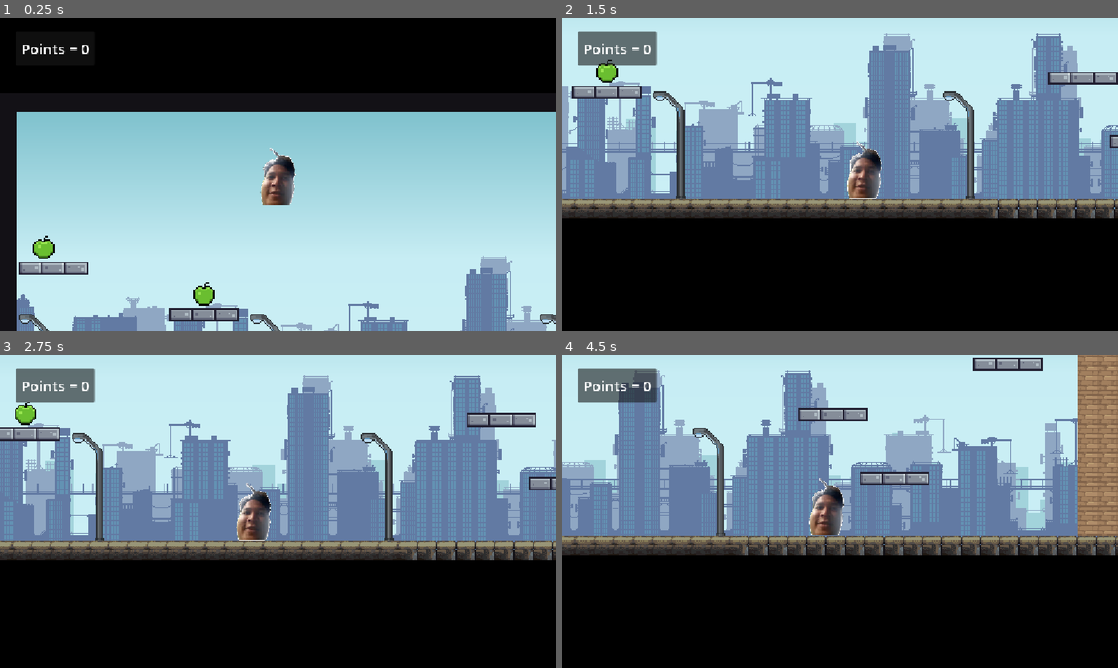
Above: before the commit, frames 1-4 (two rows, left to right).
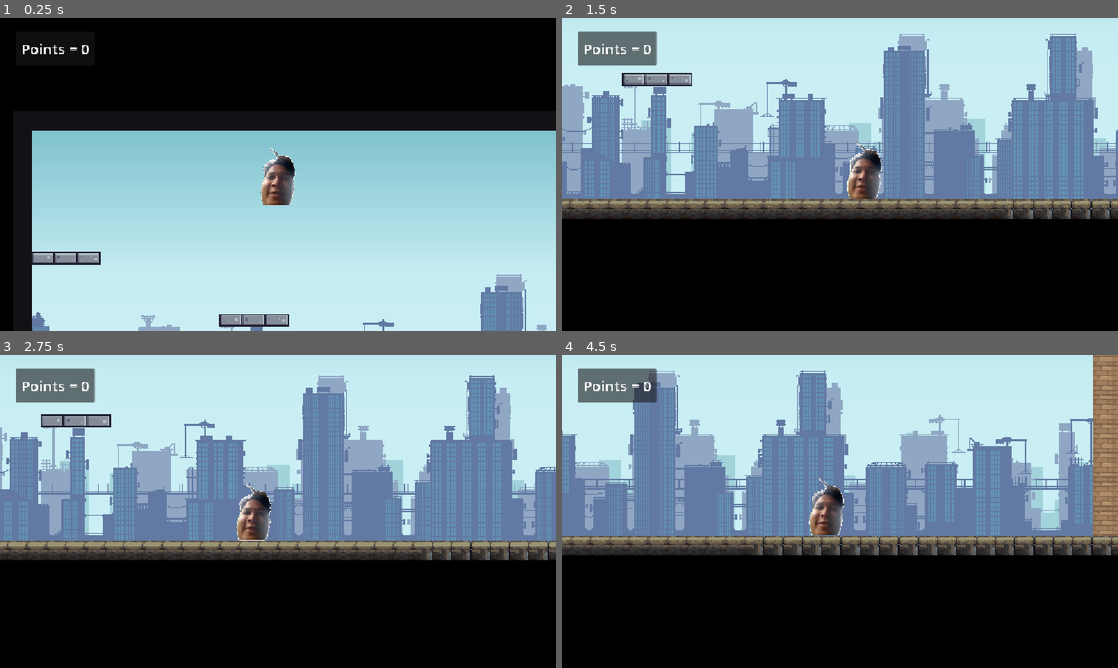
Above: after the commit, the same moments.

Repository: WanaRB/code-adventure
Game: Godot game, scene res://world.tscn
The game is run twice, just before and just after one commit, with the same random seed, the same clock (stepped at 60 frames per second) and the same inputs. Sound files missing from this copy of the repository are replaced by a short silence.
Inputs:
- Up to frame 1 (0.25 s): no input
- Up to frame 2 (1.5 s): tap Enter (ui_accept) at 0.5, 0.77 s; hold E (interaksi) 0.53-1.28 s; hold Right (ui_right) from 0.53 s (still down); tap E (interaksi) at 1.35 s
- Up to frame 3 (2.75 s): tap Enter (ui_accept) at 1.52 s; release Right (ui_right) at 2.03 s; hold Left (ui_left) from 2.03 s (still down); hold E (interaksi) from 2.03 s (still down)
- Up to frame 4 (4.5 s): release Left (ui_left) at 2.78 s; release E (interaksi) at 2.78 s; hold Right (ui_right) 2.78-4.28 s; tap E (interaksi) at 2.85, 4.35 s; tap Enter (ui_accept) at 3.02, 3.77 s; hold E (interaksi) 3.53-4.28 s; hold Left (ui_left) from 4.28 s (still down)

The runs differ from the first frame. In frame 1, 13% of the frame differs, in the area x 3-100%, y 30-100%; in frame 2, 19%, in the area x 0-100%, y 4-65%; in frame 3, 18%; in frame 4, 19%.

Commit message:
membuat platform di world lvl 1

Diff:
--- a/scenes/Map/platform_1_png.tscn
+++ b/scenes/Map/platform_1_png.tscn
@@ -14,3 +14,4 @@
 
 [node name="CollisionShape2D" type="CollisionShape2D" parent="StaticBody2D" unique_id=1484914748]
 shape = SubResource("RectangleShape2D_liypo")
+one_way_collision = true
--- a/world.tscn
+++ b/world.tscn
@@ -5,9 +5,8 @@
 [ext_resource type="Texture2D" uid="uid://cpwj4apon4fl" path="res://assets/image/map/Building Tiles 32x32.png" id="3_dwbse"]
 [ext_resource type="Texture2D" uid="uid://dugb26t4mw5v" path="res://assets/image/map/Decoration 32x32.png" id="4_pkg7o"]
 [ext_resource type="PackedScene" uid="uid://c8cp71tu2bx71" path="res://scenes/Character/jikri.tscn" id="5_036b0"]
+[ext_resource type="PackedScene" uid="uid://bdkcukgpsal8s" path="res://scenes/Map/platform_1_png.tscn" id="5_gbfbk"]
 [ext_resource type="Script" uid="uid://c4joa3dm0u6pv" path="res://scenes/Character/jikri.gd" id="6_dwbse"]
-[ext_resource type="Texture2D" uid="uid://dlgxw2r1iueiv" path="res://assets/image/map/platform-1.png.png" id="7_pkg7o"]
-[ext_resource type="PackedScene" uid="uid://bvntwt7umpnyy" path="res://scenes/Item/apple.tscn" id="8_gbfbk"]
 [ext_resource type="Script" uid="uid://danlly5pyw5ex" path="res://game_manager.gd" id="9_ioo17"]
 
 [sub_resource type="TileSetAtlasSource" id="TileSetAtlasSource_gbfbk"]
@@ -468,7 +467,9 @@
 32:2/0 = 0
 33:2/0 = 0
 34:2/0 = 0
+34:2/0/physics_layer_0/polygon_0/points = PackedVector2Array(-8, -8, 8, -8, 8, 8, -8, 8)
 35:2/0 = 0
+35:2/0/physics_layer_0/polygon_0/points = PackedVector2Array(-8, -8, 8, -8, 8, 8, -8, 8)
 36:2/0 = 0
 37:2/0 = 0
 38:2/0 = 0
@@ -512,7 +513,9 @@
 32:3/0 = 0
 33:3/0 = 0
 34:3/0 = 0
+34:3/0/physics_layer_0/polygon_0/points = PackedVector2Array(-8, -8, 8, -8, 8, 8, -8, 8)
 35:3/0 = 0
+35:3/0/physics_layer_0/polygon_0/points = PackedVector2Array(-8, -8, 8, -8, 8, 8, -8, 8)
 36:3/0 = 0
 37:3/0 = 0
 38:3/0 = 0
@@ -1045,9 +1048,6 @@
 [sub_resource type="TileSet" id="TileSet_2o6r5"]
 sources/0 = SubResource("TileSetAtlasSource_k3n1d")
 
-[sub_resource type="RectangleShape2D" id="RectangleShape2D_liypo"]
-size = Vector2(48, 9)
-
 [node name="Node" type="Node" unique_id=771745439]
 
 [node name="Map" type="Node" parent="." unique_id=1398429459]
@@ -1082,92 +1082,25 @@
 scale = Vector2(2.5, 2.5)
 tile_set = SubResource("TileSet_2o6r5")
 format = 2
-layer_0/tile_data = PackedInt32Array(655387, 786432, 2, 720923, 786432, 3, 655388, 851968, 2, 720924, 851968, 3, 786460, 851968, 4, 851996, 851968, 5, 917532, 851968, 6, 983068, 851968, 7, 655360, 786432, 2, 720896, 786432, 3, 655361, 851968, 2, 720897, 851968, 3, 786433, 851968, 4, 851969, 851968, 5, 917505, 851968, 6, 983041, 851968, 7, 655372, 786432, 2, 720908, 786432, 3, 655373, 851968, 2, 720909, 851968, 3, 786445, 851968, 4, 851981, 851968, 5, 917517, 851968, 6, 983053, 851968, 7)
 
 [node name="Platform" type="Node" parent="Map" unique_id=1670196326]
 
-[node name="Platform1" type="Sprite2D" parent="Map/Platform" unique_id=817175857]
-texture_filter = 1
-position = Vector2(173, 527)
+[node name="Platform1_png" parent="Map" unique_id=416016548 instance=ExtResource("5_gbfbk")]
+position = Vector2(138, 521)
 scale = Vector2(3, 3)
-texture = ExtResource("7_pkg7o")
-metadata/_edit_group_ = true
-
-[node name="StaticBody2D" type="StaticBody2D" parent="Map/Platform/Platform1" unique_id=311963915]
-
-[node name="CollisionShape2D" type="CollisionShape2D" parent="Map/Platform/Platform1/StaticBody2D" unique_id=1667894629]
-shape = SubResource("RectangleShape2D_liypo")
-one_way_collision = true
-
-[node name="Platform2" type="Sprite2D" parent="Map/Platform" unique_id=697051974]
-texture_filter = 1
-position = Vector2(387, 419)
+
+[node name="Platform1_png3" parent="Map" unique_id=2109669022 instance=ExtResource("5_gbfbk")]
+position = Vector2(70, 264)
 scale = Vector2(3, 3)
-texture = ExtResource("7_pkg7o")
-metadata/_edit_group_ = true
-
-[node name="StaticBody2D" type="StaticBody2D" parent="Map/Platform/Platform2" unique_id=1281879876]
-
-[node name="CollisionShape2D" type="CollisionShape2D" parent="Map/Platform/Platform2/StaticBody2D" unique_id=1840582119]
-shape = SubResource("RectangleShape2D_liypo")
-one_way_collision = true
-
-[node name="Platform4" type="Sprite2D" parent="Map/Platform" unique_id=1091374051]
-texture_filter = 1
-position = Vector2(1501, 522)
-scale = Vector2(3, 3)
-texture = ExtResource("7_pkg7o")
-metadata/_edit_group_ = true
-
-[node name="StaticBody2D" type="StaticBody2D" parent="Map/Platform/Platform4" unique_id=1595623394]
-
-[node name="CollisionShape2D" type="CollisionShape2D" parent="Map/Platform/Platform4/StaticBody2D" unique_id=833961244]
-shape = SubResource("RectangleShape2D_liypo")
-one_way_collision = true
-
-[node name="Platform5" type="Sprite2D" parent="Map/Platform" unique_id=1479234237]
-texture_filter = 1
-position = Vector2(1373.0001, 390)
-scale = Vector2(3, 3)
-texture = ExtResource("7_pkg7o")
-metadata/_edit_group_ = true
-
-[node name="StaticBody2D" type="StaticBody2D" parent="Map/Platform/Platform5" unique_id=1901536030]
-
-[node name="CollisionShape2D" type="CollisionShape2D" parent="Map/Platform/Platform5/StaticBody2D" unique_id=40729482]
-shape = SubResource("RectangleShape2D_liypo")
-one_way_collision = true
-
-[node name="Platform6" type="Sprite2D" parent="Map/Platform" unique_id=1909341039]
-texture_filter = 1
-position = Vector2(1736, 285)
-scale = Vector2(3, 3)
-texture = ExtResource("7_pkg7o")
-metadata/_edit_group_ = true
-
-[node name="StaticBody2D" type="StaticBody2D" parent="Map/Platform/Platform6" unique_id=1586682995]
-
-[node name="CollisionShape2D" type="CollisionShape2D" parent="Map/Platform/Platform6/StaticBody2D" unique_id=681844017]
-shape = SubResource("RectangleShape2D_liypo")
-one_way_collision = true
-
-[node name="Platform3" type="Sprite2D" parent="Map/Platform" unique_id=840515522]
-texture_filter = 1
-position = Vector2(75, 323)
-scale = Vector2(3, 3)
-texture = ExtResource("7_pkg7o")
-metadata/_edit_group_ = true
-
-[node name="StaticBody2D" type="StaticBody2D" parent="Map/Platform/Platform3" unique_id=764063798]
-
-[node name="CollisionShape2D" type="CollisionShape2D" parent="Map/Platform/Platform3/StaticBody2D" unique_id=1207824219]
-shape = SubResource("RectangleShape2D_liypo")
-one_way_collision = true
+
+[node name="Platform1_png2" parent="Map" unique_id=1624272845 instance=ExtResource("5_gbfbk")]
+position = Vector2(459.5, 392.00003)
+scale = Vector2(3.020833, 3)
 
 [node name="Character" type="Node" parent="." unique_id=386953154]
 
 [node name="jikri" parent="Character" unique_id=2066080324 instance=ExtResource("5_036b0")]
-position = Vector2(188.00002, -391.99997)
+position = Vector2(157.00002, -430)
 script = ExtResource("6_dwbse")
 metadata/_edit_group_ = true
 
@@ -1177,18 +1110,6 @@
 position_smoothing_speed = 7.0
 
 [node name="Item" type="Node" parent="." unique_id=162585964]
-
-[node name="apple" parent="Item" unique_id=666788976 instance=ExtResource("8_gbfbk")]
-position = Vector2(15, 12)
-
-[node name="apple2" parent="Item" unique_id=1471479914 instance=ExtResource("8_gbfbk")]
-position = Vector2(347, 108)
-
-[node name="apple3" parent="Item" unique_id=1896315018 instance=ExtResource("8_gbfbk")]
-position = Vector2(131, 215)
-
-[node name="apple4" parent="Item" unique_id=278999505 instance=ExtResource("8_gbfbk")]
-position = Vector2(2180, -162)
 
 [node name="game_manager" type="Node" parent="." unique_id=1134001816]
 unique_name_in_owner = true
